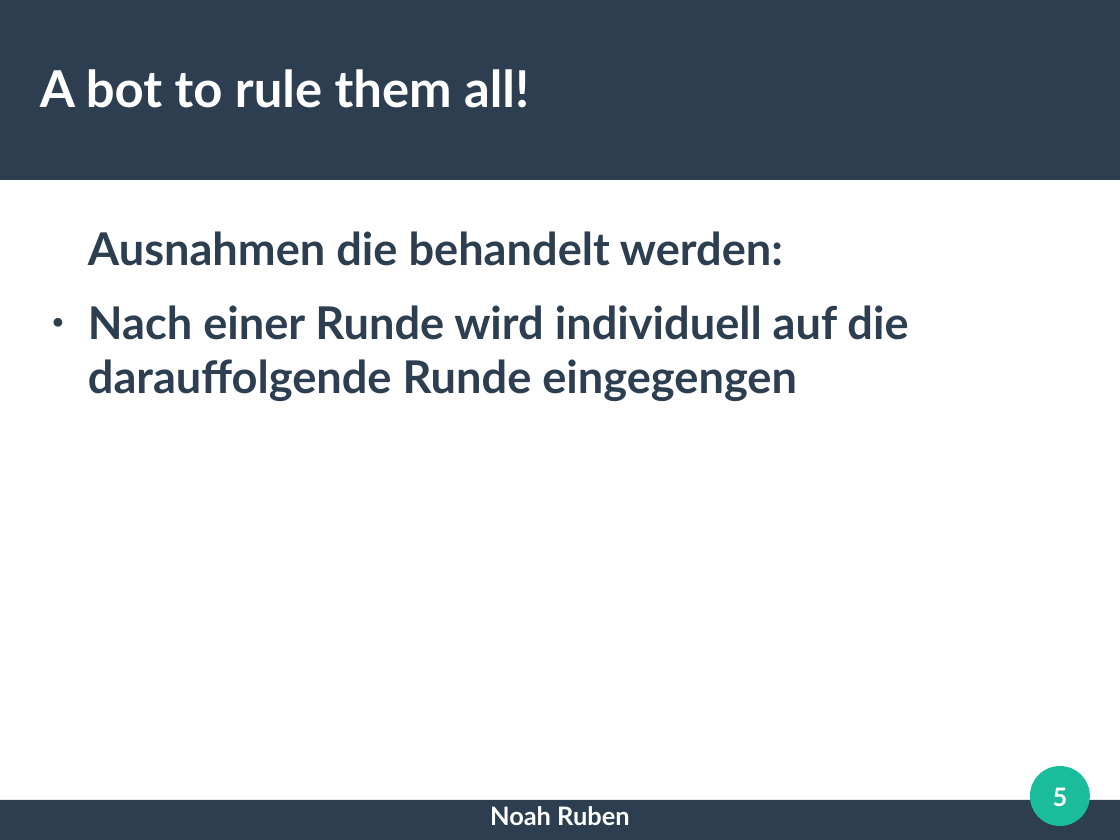
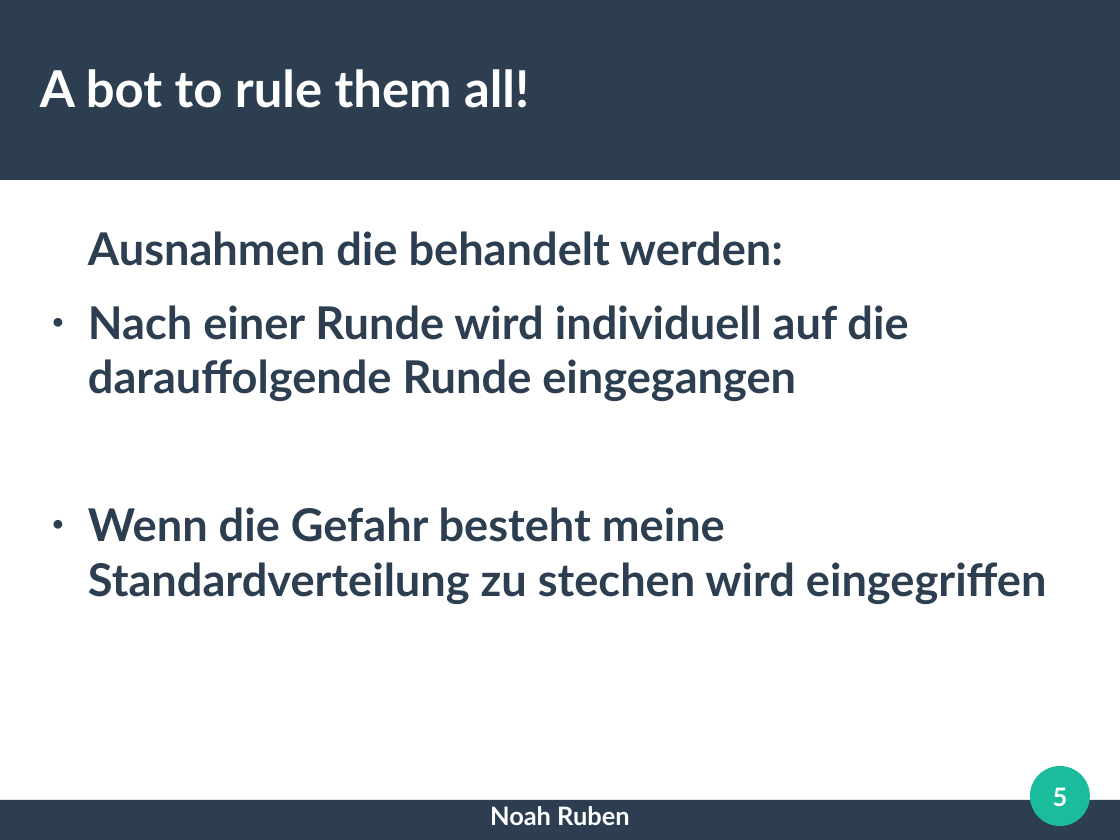
Before and after one commit to SirMoM/HolsDerGeierBot, a slide deck: slide 5 of NoahRuben.odp. Drawn at 1120x840 pixels with LibreOffice and Linux fonts; fonts in the diff are those of the drawing. Boxes give left, top, right and bottom in pixels: in the first picture for what was removed or moved away, otherwise in the second. Text is boxed around its words. In the diff, an @@ line names an element or a change of style, - is before the commit and + after.

```diff
--- a/NoahRuben.odp
+++ b/NoahRuben.odp
@@ text at <box>88,305,1047,604</box>: text changed @@
-● Nach einer Runde wird individuell auf die darauffolgende Runde eingegengen
+● Nach einer Runde wird individuell auf die darauffolgende Runde eingegangen
+● Wenn die Gefahr besteht meine Standardverteilung zu stechen wird eingegriffen
```
Also in this commit, not shown: 1 other file.
